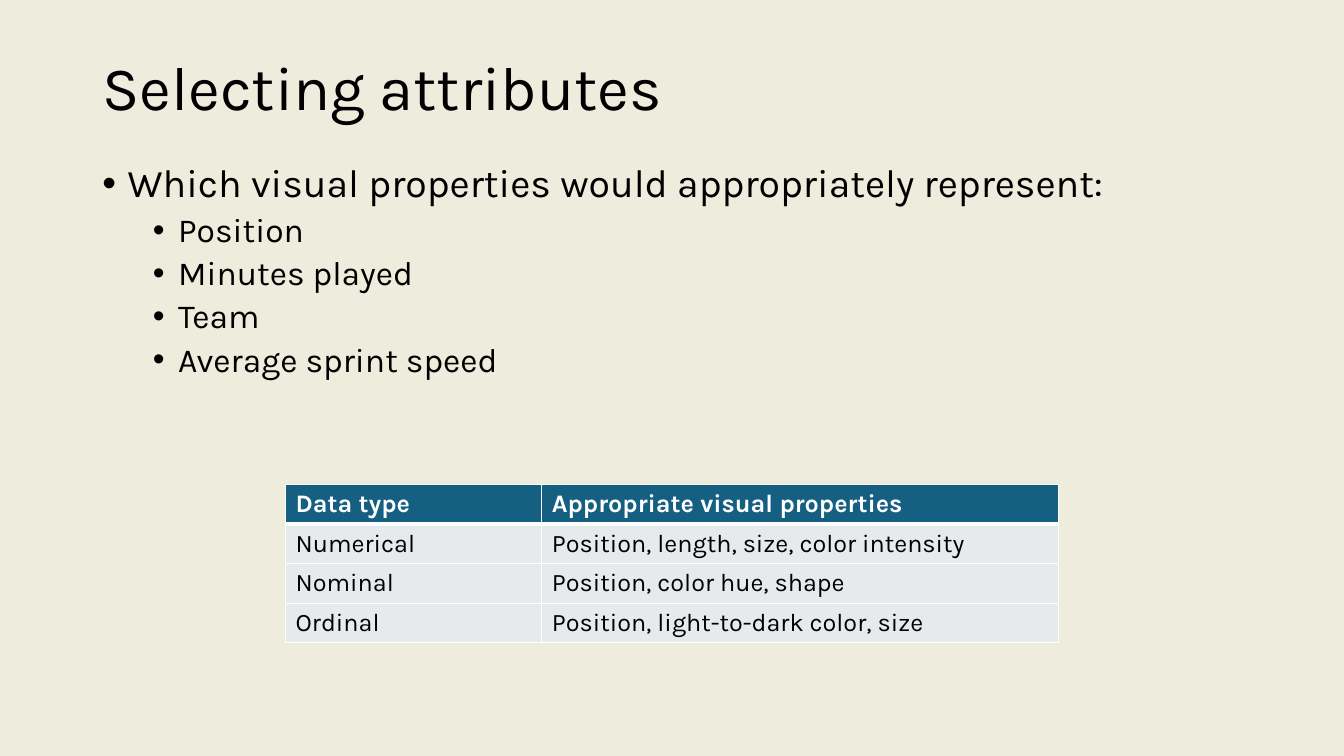
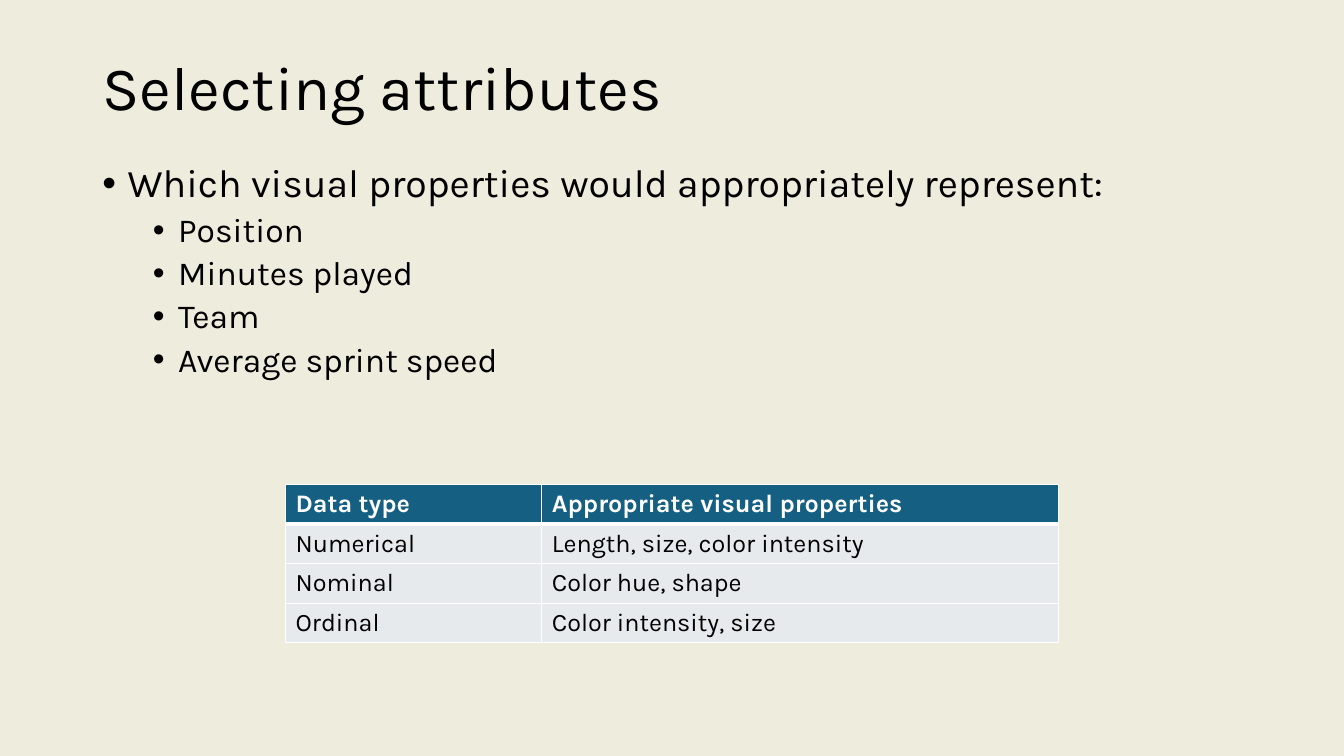
Before and after one commit to onishisaryu/HES-3000-Sports-Data-Analytics, a slide deck: slide 24 of pptx/Lecture7.pptx. Drawn at 1344x756 pixels with LibreOffice and Linux fonts; fonts in the diff are those of the drawing. Boxes give left, top, right and bottom in pixels: in the first picture for what was removed or moved away, otherwise in the second. Text is boxed around its words. In the diff, an @@ line names an element or a change of style, - is before the commit and + after.

Commit message:
l7 update

```diff
--- a/pptx/Lecture7.pptx
+++ b/pptx/Lecture7.pptx
@@ table at (x1=285, y1=484, x2=1059, y2=645) @@
-row 2, column 2: Position, length, size, color intensity
+row 2, column 2: Length, size, color intensity
-row 3, column 2: Position, color hue, shape
+row 3, column 2: Color hue, shape
-row 4, column 2: Position, light-to-dark color, size
+row 4, column 2: Color intensity, size
```
Also in this commit, not shown: 2 other slides changed, 8 slides added, 4 slides removed.
